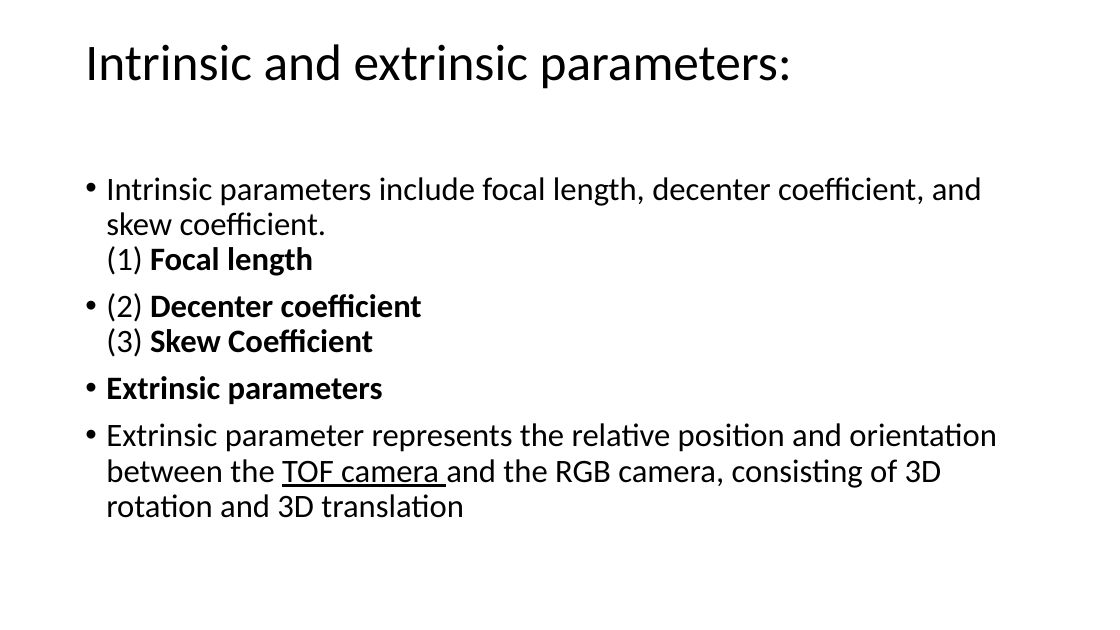
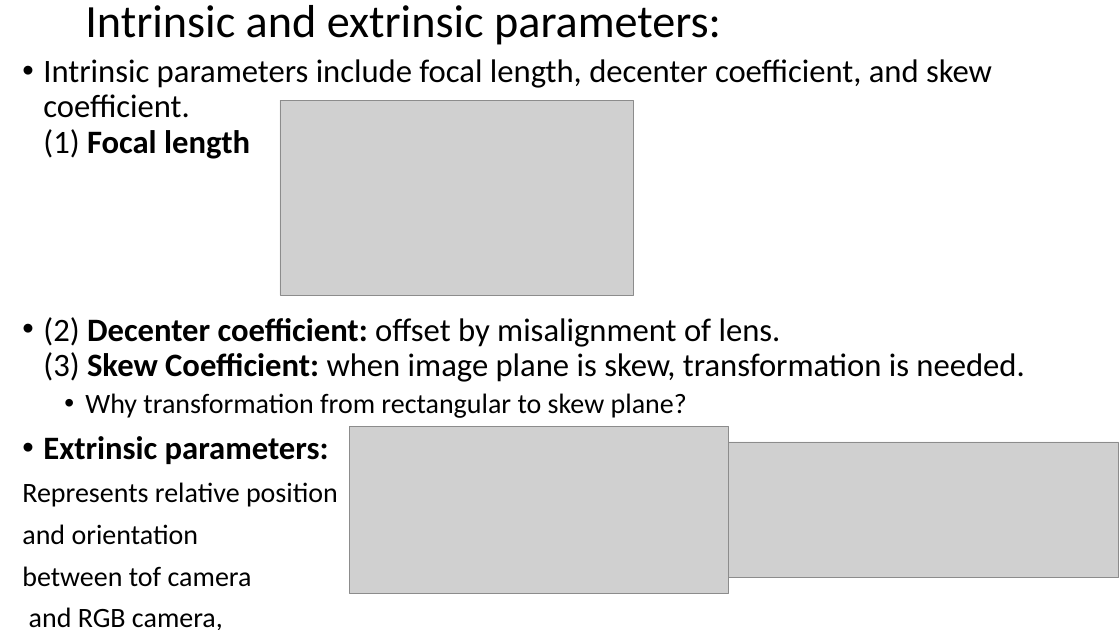
Before and after one commit to MimoHasPurpose/research-journey, a slide deck: slide 12 of computer-vision-research/progress-updates/28-08-2025.pptx (slide 9 before the commit). Drawn at 1120x630 pixels with LibreOffice and Linux fonts; fonts in the diff are those of the drawing; grey boxes stand for pictures. Boxes give left, top, right and bottom in pixels: in the first picture for what was removed or moved away, otherwise in the second. Text is boxed around its words. In the diff, an @@ line names an element or a change of style, - is before the commit and + after.

```diff
--- a/computer-vision-research/progress-updates/28-08-2025.pptx
+++ b/computer-vision-research/progress-updates/28-08-2025.pptx
@@ title "Intrinsic and extrinsic parameters:" at box(85, 5, 721, 45): size 44 to 39.6 pt @@
@@ text "Intrinsic parameters include focal length, ...": place and size @@
-text "Intrinsic parameters include focal length, ..." at box(106, 177, 996, 518)
+text "Intrinsic parameters include focal length, ..." at box(22, 59, 1024, 630)
@@ picture added at box(280, 100, 634, 295) @@
@@ text at box(22, 317, 1024, 630): text changed @@
-• (2) Decenter coefficient
-  (3) Skew Coefficient
-• Extrinsic parameters
-• Extrinsic parameter represents the relative position and orientation between the TOF camera and the RGB camera, consisting of 3D rotation and 3D translation
+• (2) Decenter coefficient: offset by misalignment of lens.
+  (3) Skew Coefficient: when image plane is skew, transformation is needed.
+  • Why transformation from rectangular to skew plane?
+• Extrinsic parameters:
+Represents relative position
+and orientation
+between tof camera
+and RGB camera,
@@ picture added at box(350, 427, 729, 594) @@
@@ picture added at box(729, 442, 1119, 578) @@
```
Also in this commit, not shown: 1 other slide changed, 6 slides added, 1 slide removed, 5 other files.
